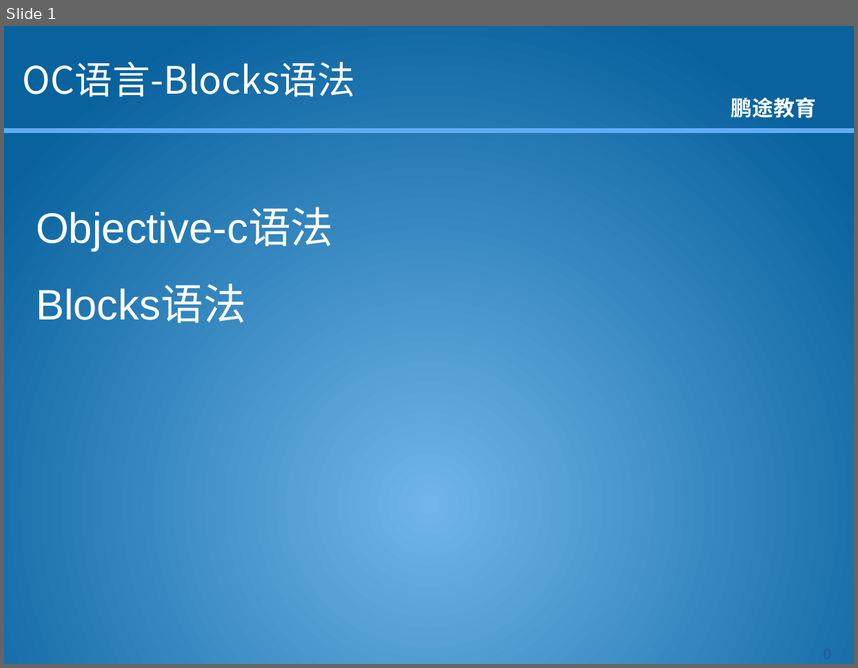
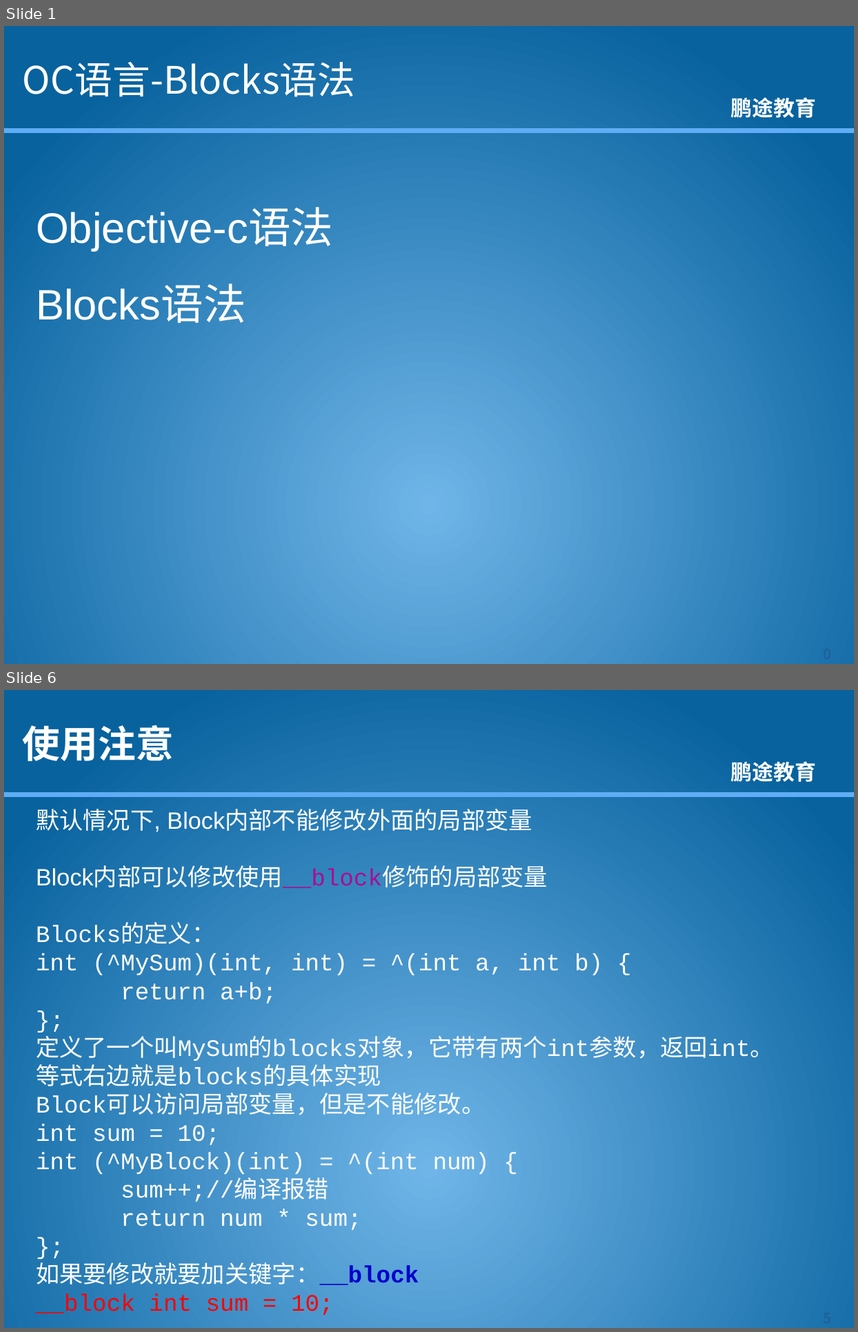
Before and after one commit to kkdmh77/gjh_baoche, a slide deck: 资料/课件/OC/OC语言-1.9-Blocks语法.pptx. Shown one above the other, each under a label of ours: slide 1 before the commit, slides 1 and 6 after it; the slides between them are not shown. The pictures are 858x668 and 858x1332 pixels, drawn with LibreOffice and Linux fonts; fonts in the diff are those of the drawing; background and template pictures are left out. Boxes give left, top, right and bottom in pixels: in the first picture for what was removed or moved away, otherwise in the second. Text is boxed around its words. In the diff, an @@ line names an element or a change of style, - is before the commit and + after.

```diff
--- a/资料/课件/OC/OC语言-1.9-Blocks语法.pptx
+++ b/资料/课件/OC/OC语言-1.9-Blocks语法.pptx
@@ slide 6 added at [4,690,854,1328], background picture (left out); not listed: 2 template elements that a slide beside it also shows @@
@@ title added at [23,725,174,761], 32 pt, text #FFFFFF, bold @@
+使用注意
@@ text added at [36,809,774,1314], 20 pt, text #FFFFFF @@
+默认情况下, Block内部不能修改外面的局部变量
+Block内部可以修改使用__block修饰的局部变量
+Blocks的定义：
+int (^MySum)(int, int) = ^(int a, int b) {
+return a+b;
+};
+定义了一个叫MySum的blocks对象，它带有两个int参数，返回int。等式右边就是blocks的具体实现
+Block可以访问局部变量，但是不能修改。
+int sum = 10;
+int (^MyBlock)(int) = ^(int num) {
+sum++;//编译报错
+return num * sum;
+};
+如果要修改就要加关键字：__block
+__block int sum = 10;
@@ page number added at [791,1303,854,1328], 12 pt, text #1D629B, bold @@
+5
```
Also in this commit, not shown: 4 other slides added, 8 other files.
